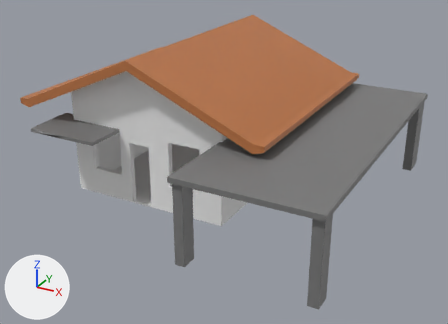
Before and after pictures for a commit that changed the FBX model Assets/3D Assets/House/Assets/Street House 4.fbx.
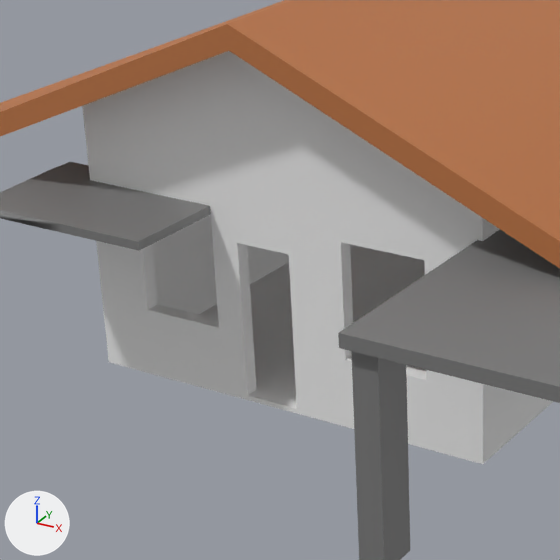
Each version is shown whole from a 50 mm camera at (0.499, -0.827, 0.434) aimed at (0.08, -0.065, 0.054), then close up on the part from 9% to 56% of the width and 16% to 81% of the height. The axes (+X, +Y, +Z) are drawn at lower left. The lights are the same throughout. The first two pictures are the older version. Where no turn or scale is listed for an object, it has been applied to the vertices. Vertices at exactly the same position are counted once.
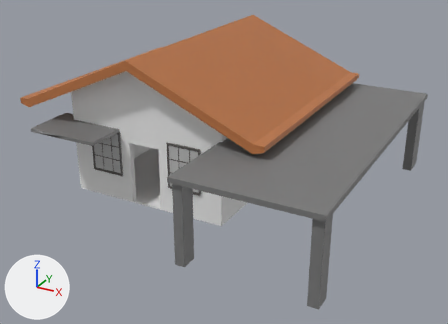
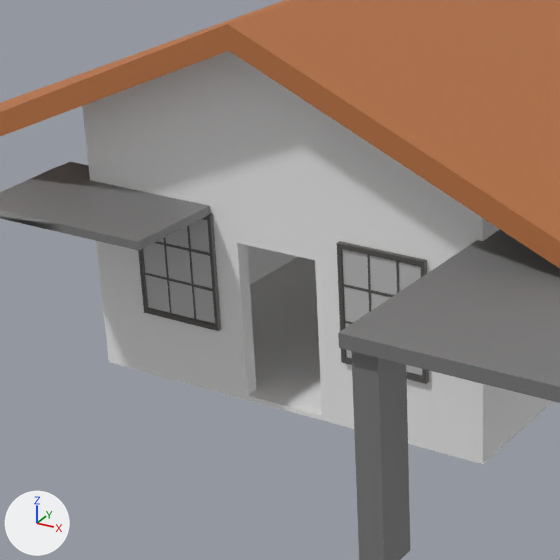
The newer file is also turned or shifted as a whole; pictures and numbers use the older file's frame.

Location of each change, (x1, y1, x2, y2) in pixels of the close-ups (560 x 560 px; the box of a moved part takes in the faces that stretch with it):
'polySurface10', added: after (138, 214, 221, 331)
    faces in mat_blinn4 (grey #bebebe): (143, 219, 215, 323)
    faces in mat_lambert19 (dark grey #595754): (138, 214, 221, 331)
'polySurface11', added: after (337, 241, 429, 384)
    faces in mat_blinn4 (grey #bebebe): (342, 249, 422, 375)
    faces in mat_lambert19 (dark grey #595754): (337, 241, 429, 384)
part 1 of me_mesh, moved or reshaped: before (289, 255, 322, 416); after (298, 403, 322, 416)

The edits, one by one:
Material 'lambert19' (mat_lambert19) is new.
Its base color is (0.1, 0.0947, 0.0885) (dark grey #595754).
Material 'blinn4' (mat_blinn4) is new.
Its base color is (0.513, 0.513, 0.513) (grey #bebebe).
Its roughness is 0.749.
me_mesh is used by ob_polysurface9; location (0.0581, -0.0466, 0.1146).
me_mesh had 1307 vertices, 1312 faces and spanned x -0.262..0.262, y -0.237..0.237, z -0.114..0.114.
me_mesh now has 1305 vertices, 1310 faces and spans x -0.262..0.262, y -0.237..0.237, z -0.114..0.114.
Part 1, on me_mesh:
2 vertices are removed from x -0.05, y -0.113..-0.104, z -0.072.
6 faces are deleted.
4 new faces join them, mat_lambert13 (white #f0f0f0).
Mesh me_mesh_002 is new.
It has 256 vertices, 250 faces and spans x -0.0266..0.0266, y -0.002..0.002, z -0.0347..0.0347.
Faces by material slot: [18, 232].
It uses material mat_blinn4 (grey #bebebe).
It uses material mat_lambert19 (dark grey #595754).
Object 'polySurface10' (ob_polysurface10) is new; it shows me_mesh_002.
Its location is (-0.0675, -0.1599, 0.0766).
Object 'polySurface11' (ob_polysurface11) is new; it shows a copy of me_mesh_002.
Its location is (0.0681, -0.1599, 0.0766).
